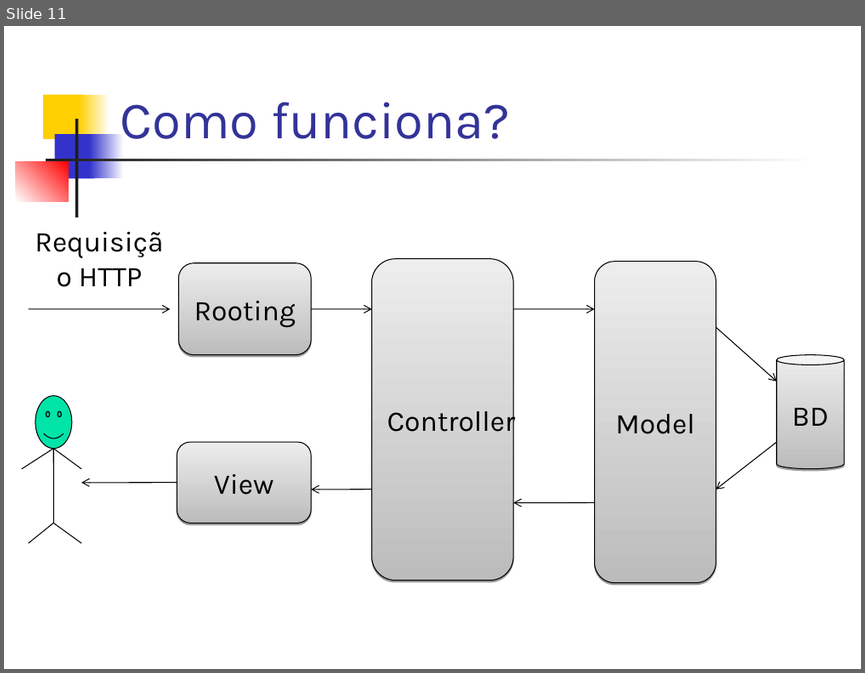
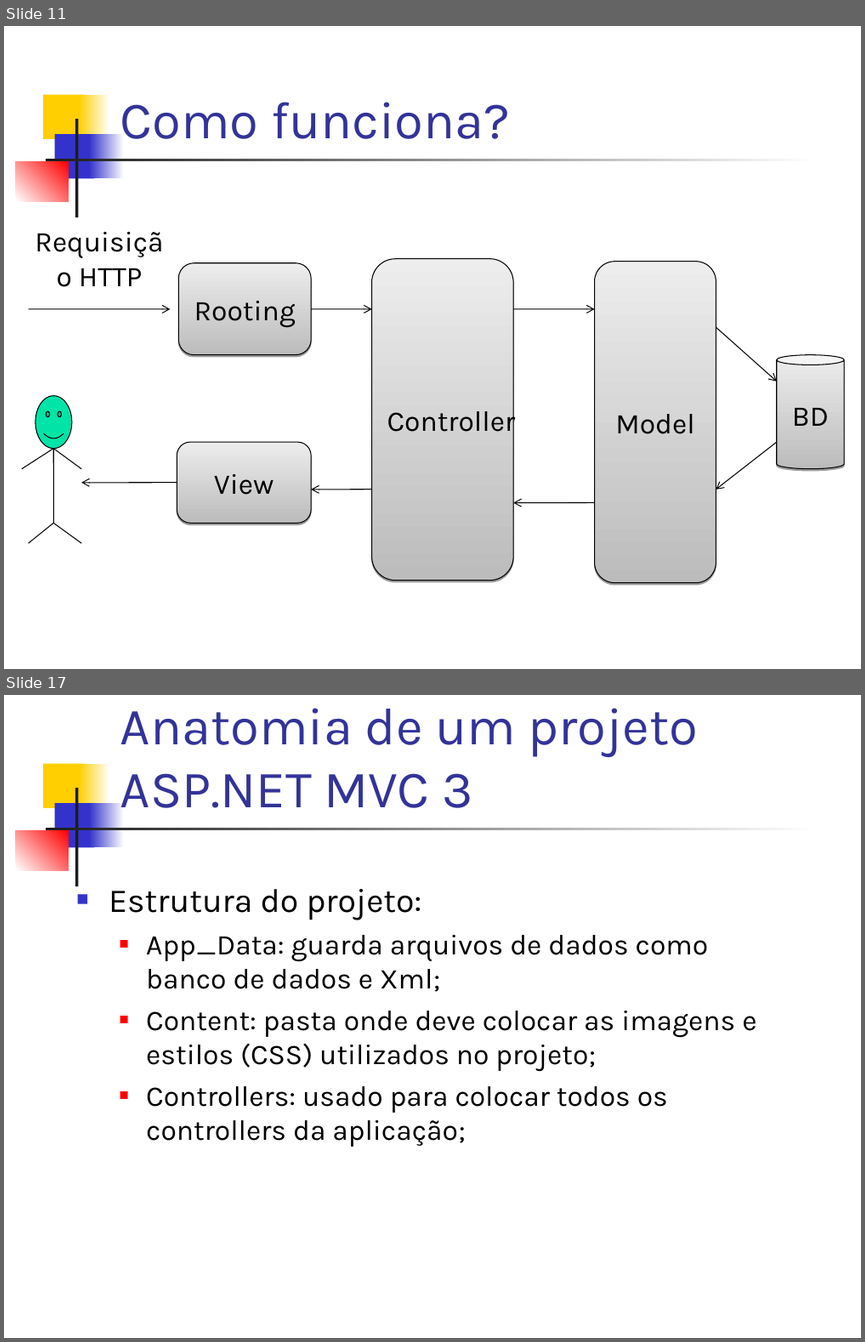
Before and after one commit to dssika/mini-curso-asp-net-mvc3, a slide deck: Slide/Mini Curso.ppt. Shown one above the other, each under a label of ours: slide 11 before the commit, slides 11 and 17 after it; the slides between them are not shown. The pictures are 865x673 and 865x1342 pixels, drawn with LibreOffice and Linux fonts; fonts in the diff are those of the drawing. Boxes give left, top, right and bottom in pixels: in the first picture for what was removed or moved away, otherwise in the second. Text is boxed around its words. In the diff, an @@ line names an element or a change of style, - is before the commit and + after.

```diff
--- a/Slide/Mini Curso.ppt
+++ b/Slide/Mini Curso.ppt
@@ slide 17 added at (x1=4, y1=695, x2=861, y2=1338), background #FFFFFF; not listed: 7 template elements that a slide beside it also shows @@
@@ title added at (x1=120, y1=708, x2=698, y2=808), 44 pt, text #333399 @@
+Anatomia de um projeto ASP.NET MVC 3
@@ text added at (x1=109, y1=889, x2=756, y2=1146), 24 pt, text #000000 @@
+■ Estrutura do projeto:
+  ■ App_Data: guarda arquivos de dados como banco de dados e Xml;
+  ■ Content: pasta onde deve colocar as imagens e estilos (CSS) utilizados no projeto;
+  ■ Controllers: usado para colocar todos os controllers da aplicação;
```
Also in this commit, not shown: 8 slides changed, 14 other slides added.
